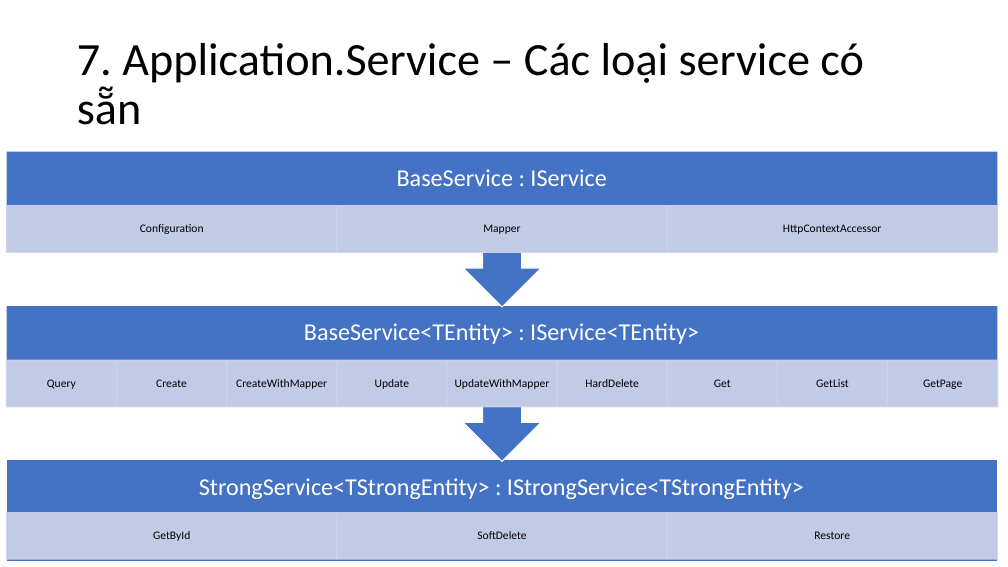
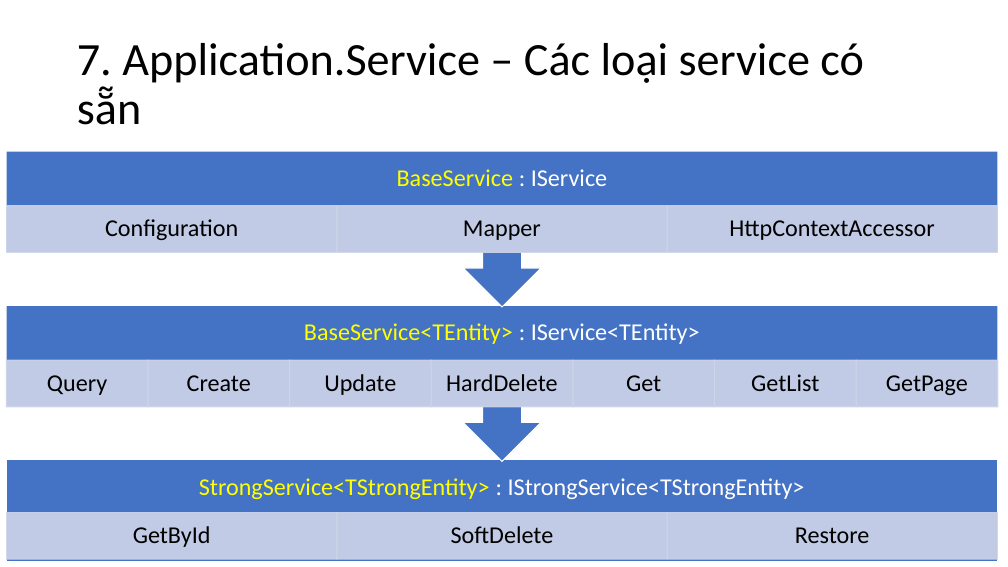
Before and after one commit to triplesix0209/dotnet.core, a slide deck: slide 21 of Document/Dev Guide.pptx. Drawn at 1008x567 pixels with LibreOffice and Linux fonts; fonts in the diff are those of the drawing. Boxes give left, top, right and bottom in pixels: in the first picture for what was removed or moved away, otherwise in the second. Text is boxed around its words. In the diff, an @@ line names an element or a change of style, - is before the commit and + after.

```diff
--- a/Document/Dev Guide.pptx
+++ b/Document/Dev Guide.pptx
@@ text "BaseService : IService" at (x1=397, y1=169, x2=607, y2=186): text colour #FFFFFF to #FFFF00 in "BaseService" @@
@@ text "BaseService<TEntity> : IService<TEntity>" at (x1=304, y1=323, x2=700, y2=344): text colour #FFFFFF to #FFFF00 in "BaseService<TEntity>" @@
@@ rectangle resized from (x1=6, y1=360, x2=116, y2=407) to (x1=6, y1=360, x2=147, y2=407) @@
@@ text "Create" moved from (x1=156, y1=379, x2=187, y2=387) to (x1=187, y1=375, x2=251, y2=391) @@
@@ rectangle resized from (x1=116, y1=360, x2=227, y2=407) to (x1=148, y1=360, x2=290, y2=407) @@
@@ text "Update" moved from (x1=375, y1=379, x2=410, y2=389) to (x1=324, y1=374, x2=396, y2=395) @@
@@ rectangle resized from (x1=337, y1=360, x2=448, y2=407) to (x1=290, y1=360, x2=431, y2=407) @@
@@ size 11 to 23 pt; more space between paragraphs in 13 elements at (x1=133, y1=526, x2=211, y2=547), (x1=451, y1=526, x2=554, y2=543), (x1=795, y1=527, x2=870, y2=543), (x1=105, y1=219, x2=238, y2=240), (x1=463, y1=220, x2=541, y2=240), (x1=729, y1=220, x2=935, y2=240), (x1=47, y1=375, x2=107, y2=395), (x1=886, y1=375, x2=968, y2=395), (x1=324, y1=374, x2=396, y2=395), (x1=187, y1=375, x2=251, y2=391), (x1=751, y1=374, x2=819, y2=391), (x1=626, y1=375, x2=661, y2=391), (x1=446, y1=374, x2=557, y2=391) @@
@@ text "HardDelete" moved from (x1=585, y1=379, x2=638, y2=387) to (x1=446, y1=374, x2=557, y2=391) @@
@@ rectangle resized from (x1=447, y1=360, x2=557, y2=407) to (x1=431, y1=360, x2=572, y2=407) @@
@@ text "Get" moved from (x1=714, y1=379, x2=731, y2=387) to (x1=626, y1=375, x2=661, y2=391) @@
@@ rectangle resized from (x1=557, y1=360, x2=668, y2=407) to (x1=573, y1=360, x2=715, y2=407) @@
@@ group removed at (x1=227, y1=360, x2=778, y2=407): 2 rectangles, 2 texts @@
-CreateWithMapper
-UpdateWithMapper
@@ text "GetList" moved from (x1=816, y1=379, x2=849, y2=387) to (x1=751, y1=374, x2=819, y2=391) @@
@@ rectangle resized from (x1=777, y1=360, x2=888, y2=407) to (x1=715, y1=360, x2=856, y2=407) @@
@@ text "GetPage" moved from (x1=923, y1=379, x2=962, y2=389) to (x1=886, y1=375, x2=968, y2=395) @@
@@ rectangle resized from (x1=888, y1=360, x2=998, y2=407) to (x1=856, y1=360, x2=997, y2=407) @@
@@ text "StrongService<TStrongEntity> : IStrongService<TStrongEntity>" at (x1=199, y1=478, x2=805, y2=499): text colour #FFFFFF to #FFFF00 in "StrongService<TStrongEntity>" @@
```
Also in this commit, not shown: 11 other slides changed, 1 other file.
